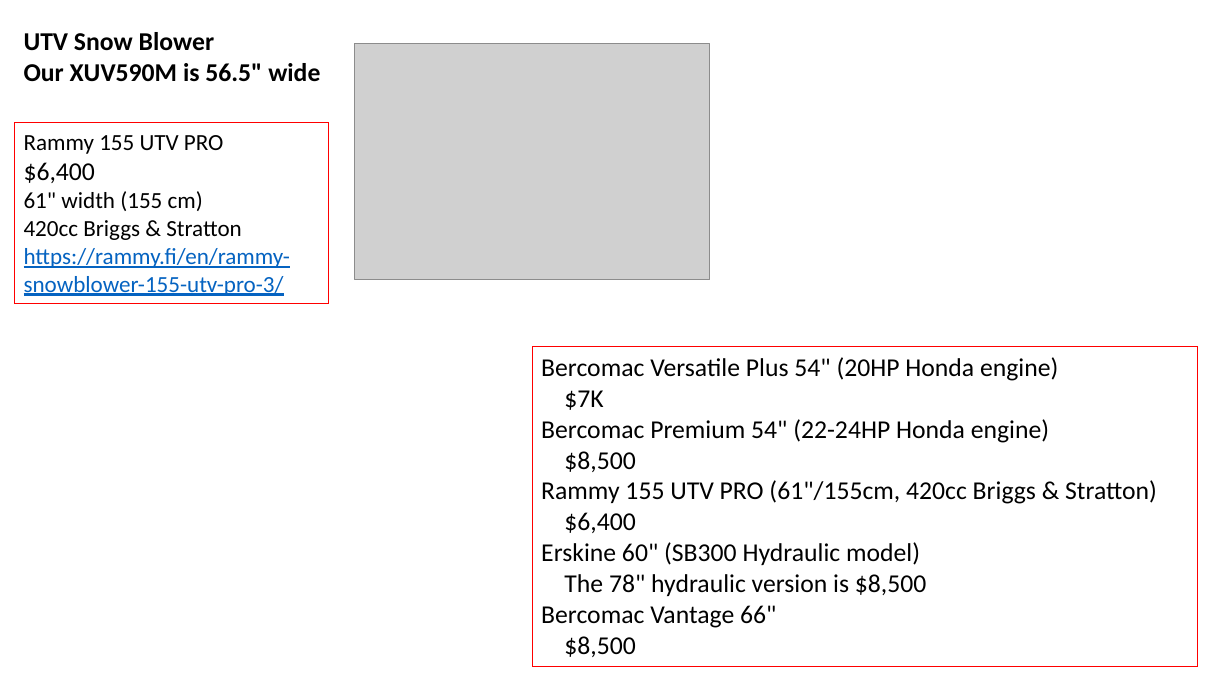
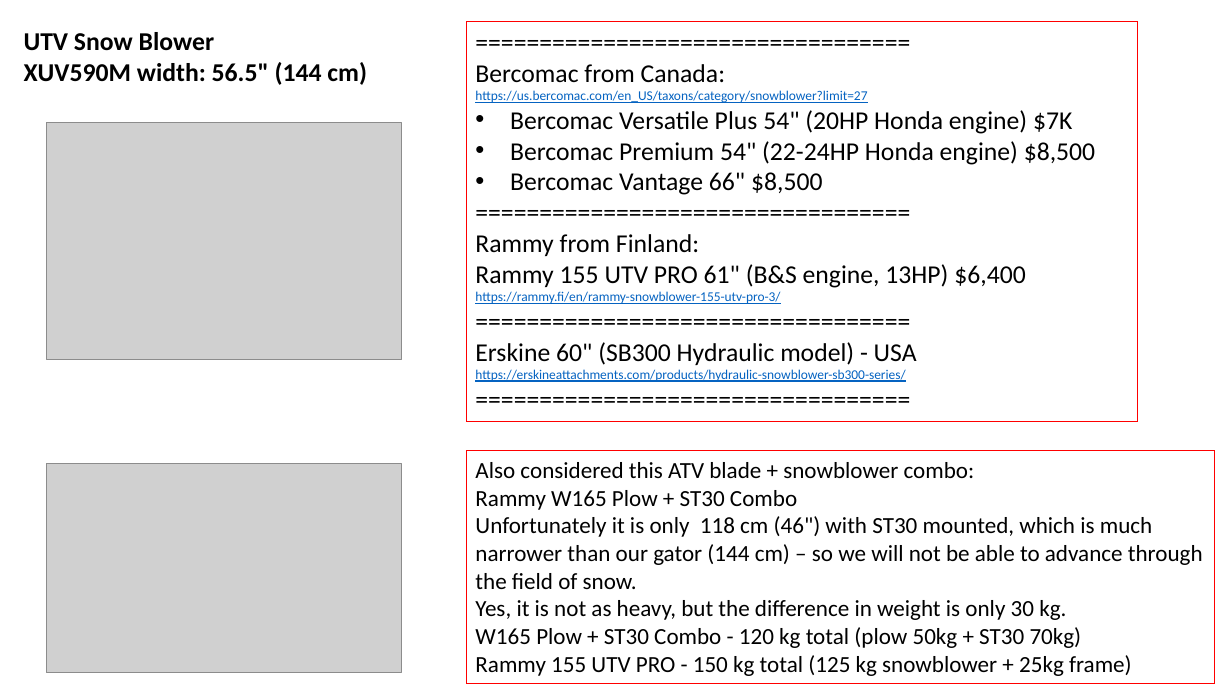
Before and after one commit to lselector/misc_farm, a slide deck: slide 4 of snow_plow_blower.pptx. Drawn at 1232x693 pixels with LibreOffice and Linux fonts; fonts in the diff are those of the drawing; grey boxes stand for pictures. Boxes give left, top, right and bottom in pixels: in the first picture for what was removed or moved away, otherwise in the second. Text is boxed around its words. In the diff, an @@ line names an element or a change of style, - is before the commit and + after.

```diff
--- a/snow_plow_blower.pptx
+++ b/snow_plow_blower.pptx
@@ rectangle "==================================": place and size @@
-rectangle "==================================" at [532, 347, 1198, 667]
+rectangle "==================================" at [467, 21, 1139, 421]
@@ text at [24, 62, 367, 85]: text changed @@
-Our XUV590M is 56.5" wide
+XUV590M width: 56.5" (144 cm)
@@ text in rectangle at [475, 64, 1095, 382]: text changed @@
-Bercomac Versatile Plus 54" (20HP Honda engine)
-$7K
-Bercomac Premium 54" (22-24HP Honda engine)
-$8,500
-Rammy 155 UTV PRO (61"/155cm, 420cc Briggs & Stratton)
-$6,400
-Erskine 60" (SB300 Hydraulic model)
-The 78" hydraulic version is $8,500
-Bercomac Vantage 66"
-$8,500
+==================================
+Bercomac from Canada:
+https://us.bercomac.com/en_US/taxons/category/snowblower?limit=27
+• Bercomac Versatile Plus 54" (20HP Honda engine) $7K
+• Bercomac Premium 54" (22-24HP Honda engine) $8,500
+• Bercomac Vantage 66" $8,500
+==================================
+Rammy from Finland:
+Rammy 155 UTV PRO 61" (B&S engine, 13HP) $6,400
+https://rammy.fi/en/rammy-snowblower-155-utv-pro-3/
+==================================
+Erskine 60" (SB300 Hydraulic model) - USA
+https://erskineattachments.com/products/hydraulic-snowblower-sb300-series/
+==================================
@@ picture: place and size @@
-picture at [355, 43, 710, 280]
+picture at [46, 123, 401, 360]
@@ picture added at [46, 464, 401, 673] @@
@@ rectangle "Also considered this ATV blade ...": place and size @@
-rectangle "Also considered this ATV blade ..." at [15, 123, 329, 303]
+rectangle "Also considered this ATV blade ..." at [467, 451, 1215, 684]
@@ text in rectangle at [475, 462, 1203, 676]: text changed @@
-Rammy 155 UTV PRO
-$6,400
-61" width (155 cm)
-420cc Briggs & Stratton
-https://rammy.fi/en/rammy-snowblower-155-utv-pro-3/
+Also considered this ATV blade + snowblower combo:
+Rammy W165 Plow + ST30 Combo
+Unfortunately it is only 118 cm (46") with ST30 mounted, which is much narrower than our gator (144 cm) – so we will not be able to advance through the field of snow.
+Yes, it is not as heavy, but the difference in weight is only 30 kg.
+W165 Plow + ST30 Combo - 120 kg total (plow 50kg + ST30 70kg)
+Rammy 155 UTV PRO - 150 kg total (125 kg snowblower + 25kg frame)
```
Also in this commit, not shown: 1 other slide changed, 1 slide added, 1 other file.
